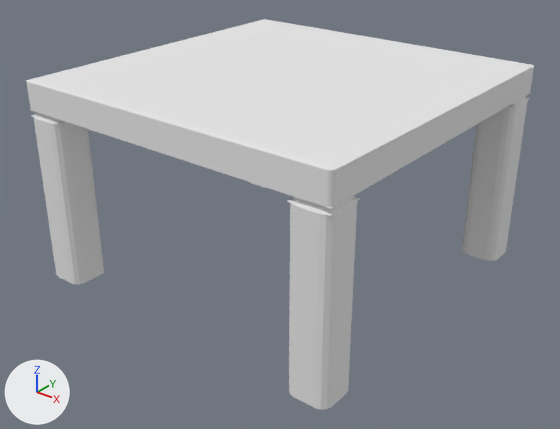
Renders of the Blender file House builder/Assets/Models/Furniture/Kitchen_table_square_simple.blend from each side of a commit.
Rendered twice from a 50 mm camera at (4.37, -5.58, 3.37) aimed at (0.05, -0.19, 0.03). The axes (+X, +Y, +Z) are drawn at lower left. The lights are the same throughout.
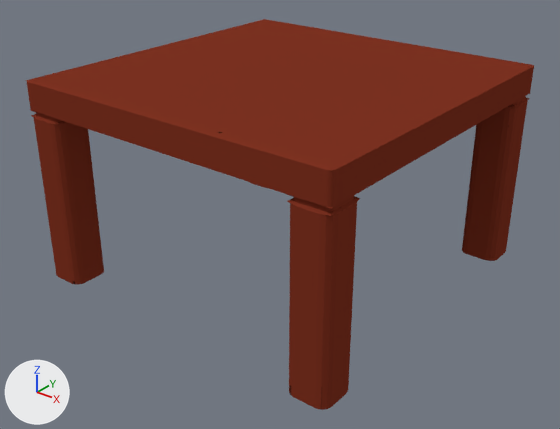
Location of each change, [x1, y1, x2, y2] in pixels of the pictures (560 x 429 px):
'Cube', surface changed (white to red): [25, 19, 534, 410] in both
part 1 of me_cube, surface changed (grey to red): [31, 98, 529, 410] in both

The change, as a diff of the scene's bpy script:
```diff
--- a/House builder/Assets/Models/Furniture/Kitchen_table_square_simple.blend.py
+++ b/House builder/Assets/Models/Furniture/Kitchen_table_square_simple.blend.py
@@ img_simple_table_texture @@
+img_simple_table_texture = load_image('Simple_table_Texture', '../Textures/Simple_table_Texture.png', 1024, 1024, 'sRGB')
@@ mat_material @@
 mat_material = diffuse_material('Material')
-mat_material.base_color = (0.8, 0.8, 0.8)  # white #e7e7e7
+mat_material.texture = img_simple_table_texture
@@ me_cube @@
 me_cube.from_pydata(...)  # 486 vertices, 512 faces; spans x -1.0..1.0, y -1.0..1.0, z -1.0..13.53
 # used by ob_cube; location = (0.0, 0.0, 1.274); scale = (1.69, 1.69, -0.139)
+# me_cube part 1: texture (UV) coordinates of 132 of 512 faces, centred in x -1.0..1.0, y -1.0..1.0, z 1.42..13.53, changed; they spanned u 0.0..1.0, v 0.0..1.0 and now span u 0.04..0.43, v 0.57..0.96
 me_cube.materials.append(mat_material)
```
